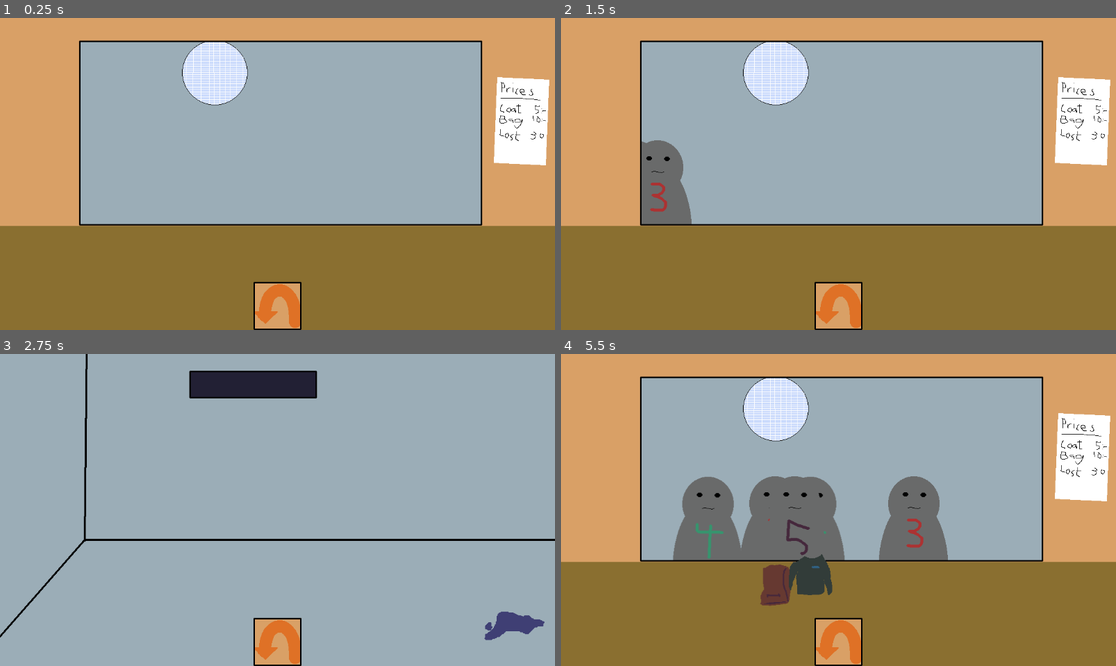
Above: before the commit, frames 1-4 (two rows, left to right).
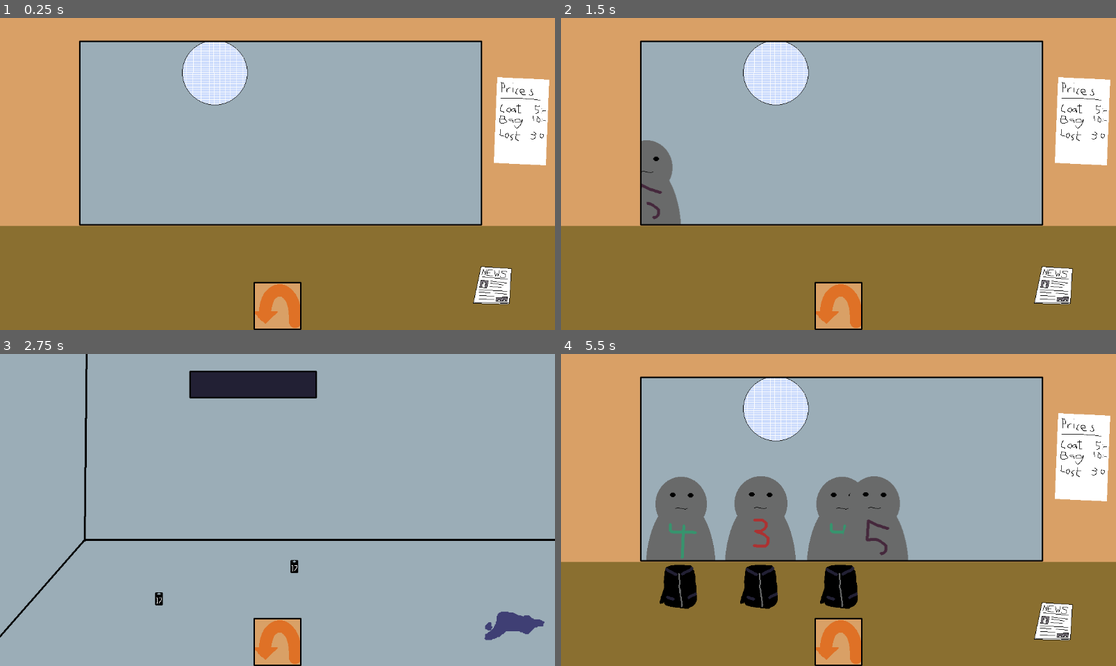
Above: after the commit, the same moments.

Repository: Reicher/cloakroom
Game: Godot game, scene res://scenes/game.tscn
Same seed, same stepped clock (60 frames per second), same inputs: the game is played once before the commit and once after it.
Inputs (mouse positions are in pixels of both pictures, inside the frame that each line leads up to):
- Up to frame 1 (0.25 s): no input
- Up to frame 2 (1.5 s): click (838, 305) at 0.5 s; click (838, 305) at 1.25 s
- Up to frame 3 (2.75 s): click (277, 641) at 2 s
- Up to frame 4 (5.5 s): tap Enter at 2.75 s; move the mouse to (960, 494) at 2.77 s; click (960, 494) at 2.92 s; move the mouse to (705, 584) at 3.52 s; click (705, 584) at 3.67 s; move the mouse to (705, 584) at 4.27 s; click (705, 584) at 4.42 s; move the mouse to (810, 572) at 5.02 s; click (810, 572) at 5.17 s

The runs differ from the first frame. In frame 1, 0.7% of the frame differs, in the area x 85-93%, y 79-92%; in frame 2, 1.5%; in frame 3, 0.1%; in frame 4, 13%, in the area x 15-93%, y 39-92%.

Commit message:
Fully working gameloop now
Customers come, drop jacket, give money and leave when given a ticket.

Diff:
--- a/project.godot
+++ b/project.godot
@@ -15,6 +15,10 @@
 config/features=PackedStringArray("4.3", "Forward Plus")
 config/icon="res://icon.svg"
 
+[autoload]
+
+Hand="*res://scripts/hand.gd"
+
 [input]
 
 pickup={
--- a/scenes/backRoom.tscn
+++ b/scenes/backRoom.tscn
@@ -1,7 +1,14 @@
-[gd_scene load_steps=2 format=3 uid="uid://vc34ay23a4hy"]
+[gd_scene load_steps=3 format=3 uid="uid://vc34ay23a4hy"]
 
 [ext_resource type="Texture2D" uid="uid://stfv18hhnxtp" path="res://assets/image/backroom.png" id="1_30mxw"]
+[ext_resource type="PackedScene" uid="uid://c6hokntlrt5rk" path="res://scenes/pickableItems/ticket.tscn" id="2_yg16r"]
 
 [node name="Backroom" type="Sprite2D"]
 texture = ExtResource("1_30mxw")
 centered = false
+
+[node name="ticket1" parent="." instance=ExtResource("2_yg16r")]
+position = Vector2(330, 508)
+
+[node name="ticket2" parent="." instance=ExtResource("2_yg16r")]
+position = Vector2(611, 441)
--- a/scenes/belonging.tscn
+++ /dev/null
@@ -1,22 +0,0 @@
-[gd_scene load_steps=5 format=3 uid="uid://b26yphvq3fw4y"]
-
-[ext_resource type="Texture2D" uid="uid://bxnsho4cpv30r" path="res://assets/image/belongings.png" id="1_2n7ap"]
-[ext_resource type="Script" path="res://scripts/belonging.gd" id="2_4sxs5"]
-
-[sub_resource type="AtlasTexture" id="AtlasTexture_3f4ql"]
-atlas = ExtResource("1_2n7ap")
-region = Rect2(0, 0, 100, 100)
-
-[sub_resource type="CircleShape2D" id="CircleShape2D_gw3sl"]
-
-[node name="Belonging" type="Sprite2D"]
-texture = SubResource("AtlasTexture_3f4ql")
-script = ExtResource("2_4sxs5")
-
-[node name="Area2D" type="Area2D" parent="."]
-
-[node name="CollisionShape2D" type="CollisionShape2D" parent="Area2D"]
-scale = Vector2(4, 4)
-shape = SubResource("CircleShape2D_gw3sl")
-
-[connection signal="input_event" from="Area2D" to="." method="_on_area_2d_input_event"]
--- a/scenes/counterView.tscn
+++ b/scenes/counterView.tscn
@@ -1,8 +1,9 @@
-[gd_scene load_steps=4 format=3 uid="uid://dxbjg1hsqysrg"]
+[gd_scene load_steps=5 format=3 uid="uid://dxbjg1hsqysrg"]
 
 [ext_resource type="Texture2D" uid="uid://dp80lasi5af0h" path="res://assets/image/club.png" id="1_ie1u5"]
 [ext_resource type="Script" path="res://scripts/counterView.gd" id="1_s3h55"]
 [ext_resource type="Texture2D" uid="uid://c4072p0s76a0o" path="res://assets/image/serviceWindow.png" id="2_jguwd"]
+[ext_resource type="PackedScene" uid="uid://rji8ei7xgoi4" path="res://scenes/pickableItems/newspaper.tscn" id="4_yor8v"]
 
 [node name="CounterView" type="Node2D"]
 script = ExtResource("1_s3h55")
@@ -11,6 +12,8 @@
 texture = ExtResource("1_ie1u5")
 centered = false
 
+[node name="Guests" type="Node2D" parent="."]
+
 [node name="ServiceWindow" type="Sprite2D" parent="."]
 texture = ExtResource("2_jguwd")
 centered = false
@@ -18,3 +21,10 @@
 [node name="length" type="Line2D" parent="ServiceWindow"]
 points = PackedVector2Array(165, 430, 1000, 430)
 default_color = Color(1, 1, 1, 0)
+
+[node name="InteractionZones" type="Node2D" parent="ServiceWindow"]
+
+[node name="Pickables" type="Node2D" parent="."]
+
+[node name="Newspaper" parent="Pickables" instance=ExtResource("4_yor8v")]
+position = Vector2(1016, 550)
--- a/scenes/game.tscn
+++ b/scenes/game.tscn
@@ -1,10 +1,9 @@
-[gd_scene load_steps=6 format=3 uid="uid://inwaawx2u5g"]
+[gd_scene load_steps=5 format=3 uid="uid://inwaawx2u5g"]
 
 [ext_resource type="Script" path="res://scripts/game.gd" id="1_wby8c"]
 [ext_resource type="PackedScene" uid="uid://dxbjg1hsqysrg" path="res://scenes/counterView.tscn" id="2_2qaat"]
 [ext_resource type="PackedScene" uid="uid://vc34ay23a4hy" path="res://scenes/backRoom.tscn" id="3_lcbh3"]
 [ext_resource type="Texture2D" uid="uid://c5w6kmf4sou21" path="res://assets/image/turn.png" id="4_mi7fi"]
-[ext_resource type="Script" path="res://scripts/hand.gd" id="5_0tgto"]
 
 [node name="Game" type="Node2D"]
 script = ExtResource("1_wby8c")
@@ -41,7 +40,4 @@
 grow_vertical = 0
 texture_normal = ExtResource("4_mi7fi")
 
-[node name="Hand" type="Node2D" parent="."]
-script = ExtResource("5_0tgto")
-
 [connection signal="pressed" from="MarginContainer/TextureButton" to="." method="_on_texture_button_pressed"]
--- /dev/null
+++ b/scenes/pickableItems/black_jacket.tscn
@@ -0,0 +1,16 @@
+[gd_scene load_steps=4 format=3 uid="uid://p245wj4rkbuu"]
+
+[ext_resource type="PackedScene" uid="uid://v7a2fkcy3kfe" path="res://scenes/pickable_item.tscn" id="1_egffv"]
+[ext_resource type="Texture2D" uid="uid://bxnsho4cpv30r" path="res://assets/image/belongings.png" id="2_fy8ac"]
+
+[sub_resource type="AtlasTexture" id="AtlasTexture_i6wjj"]
+atlas = ExtResource("2_fy8ac")
+region = Rect2(0, 0, 100, 100)
+
+[node name="PickableItem" instance=ExtResource("1_egffv")]
+
+[node name="Sprite2D" parent="." index="0"]
+texture = SubResource("AtlasTexture_i6wjj")
+
+[node name="CollisionPolygon2D" parent="Area2D" index="0"]
+polygon = PackedVector2Array(-32, -38, -2, -42, 22, -41, 31, -19, 34, 30, 27, 43, 16, 49, -32, 42, -44, 38, -34, 3)
--- /dev/null
+++ b/scenes/pickableItems/money.tscn
@@ -0,0 +1,12 @@
+[gd_scene load_steps=3 format=3 uid="uid://3jaosd11oj0w"]
+
+[ext_resource type="PackedScene" uid="uid://v7a2fkcy3kfe" path="res://scenes/pickable_item.tscn" id="1_4ua86"]
+[ext_resource type="Texture2D" uid="uid://b05ekt3o0wlg1" path="res://assets/image/money.png" id="2_icva0"]
+
+[node name="PickableItem" instance=ExtResource("1_4ua86")]
+
+[node name="Sprite2D" parent="." index="0"]
+texture = ExtResource("2_icva0")
+
+[node name="CollisionPolygon2D" parent="Area2D" index="0"]
+polygon = PackedVector2Array(2, -5, 13, -4, 15, 0, 10, 3, 3, 3, 1, 9, -10, 10, -15, 6, -10, 2, -2, 2, -3, -2)
--- /dev/null
+++ b/scenes/pickableItems/newspaper.tscn
@@ -0,0 +1,16 @@
+[gd_scene load_steps=4 format=3 uid="uid://rji8ei7xgoi4"]
+
+[ext_resource type="PackedScene" uid="uid://v7a2fkcy3kfe" path="res://scenes/pickable_item.tscn" id="1_splh6"]
+[ext_resource type="Texture2D" uid="uid://eeqixdr464j" path="res://assets/image/misc_items.png" id="2_bsyyq"]
+
+[sub_resource type="AtlasTexture" id="AtlasTexture_nkbww"]
+atlas = ExtResource("2_bsyyq")
+region = Rect2(0, 0, 100, 100)
+
+[node name="PickableItem" instance=ExtResource("1_splh6")]
+
+[node name="Sprite2D" parent="." index="0"]
+texture = SubResource("AtlasTexture_nkbww")
+
+[node name="CollisionPolygon2D" parent="Area2D" index="0"]
+polygon = PackedVector2Array(46, -29, 41, 45, -34, 43, -18, -34)
--- /dev/null
+++ b/scenes/pickableItems/ticket.tscn
@@ -0,0 +1,12 @@
+[gd_scene load_steps=3 format=3 uid="uid://c6hokntlrt5rk"]
+
+[ext_resource type="PackedScene" uid="uid://v7a2fkcy3kfe" path="res://scenes/pickable_item.tscn" id="1_o6fba"]
+[ext_resource type="Texture2D" uid="uid://cdy3abuyth3bb" path="res://assets/image/ticket.png" id="2_pek8y"]
+
+[node name="PickableItem" instance=ExtResource("1_o6fba")]
+
+[node name="Sprite2D" parent="." index="0"]
+texture = ExtResource("2_pek8y")
+
+[node name="CollisionPolygon2D" parent="Area2D" index="0"]
+polygon = PackedVector2Array(-8, -13, 8, -13, 8, 14, -8, 14, -8, -13)
--- /dev/null
+++ b/scenes/pickable_item.tscn
@@ -0,0 +1,15 @@
+[gd_scene load_steps=2 format=3 uid="uid://v7a2fkcy3kfe"]
+
+[ext_resource type="Script" path="res://scripts/pickable_item.gd" id="1_h4u6v"]
+
+[node name="PickableItem" type="Node2D"]
+texture_filter = 1
+script = ExtResource("1_h4u6v")
+
+[node name="Sprite2D" type="Sprite2D" parent="."]
+
+[node name="Area2D" type="Area2D" parent="."]
+
+[node name="CollisionPolygon2D" type="CollisionPolygon2D" parent="Area2D"]
+
+[connection signal="input_event" from="Area2D" to="." method="_on_area_2d_input_event"]
--- a/scripts/belonging.gd
+++ /dev/null
@@ -1,40 +0,0 @@
-extends Sprite2D
-
-signal created(belonging: Node2D)
-signal picked_up(belonging: Node2D)
-signal dropped(belonging: Node2D)
-
-var is_picked_up = false
-
-var belongings_texture = preload("res://assets/image/belongings.png")
-const belongings_in_texture = 5
-
-
-func _ready() -> void:
-	# Create a new AtlasTexture with the selected region
-	var newTexture = AtlasTexture.new()
-	newTexture.atlas = belongings_texture  # Set the atlas to the full texture
-	newTexture.region = Rect2(100 * (randi() % belongings_in_texture), 0, 100, 100)  # Set the region for the specific character
-	texture = newTexture
-
-	created.emit(self)
-
-func move_to_parent(new_parent: Node):
-	# Remove from current parent and add to the new parent
-	if get_parent():
-		get_parent().remove_child(self)
-	new_parent.add_child(self)
-
-func _process(_delta):
-	if is_picked_up:
-		# Make the belonging follow the mouse
-		global_position = get_viewport().get_mouse_position()
-
-func _on_area_2d_input_event(viewport: Node, event: InputEvent, shape_idx: int) -> void:
-	if event is InputEventMouseButton and event.pressed:
-		if event.button_index == MOUSE_BUTTON_LEFT and not is_picked_up:
-			is_picked_up = true
-			picked_up.emit(self)
-		elif event.button_index == MOUSE_BUTTON_RIGHT and is_picked_up:
-			is_picked_up = false
-			dropped.emit(self)
--- a/scripts/counterView.gd
+++ b/scripts/counterView.gd
@@ -2,40 +2,87 @@
 
 var guestScene = preload("res://scenes/guest.tscn")
 @onready var windowLength = $"ServiceWindow/length"
-@onready var club = $"Club"
+@onready var guests = $"Guests"
+@onready var pickables = $"Pickables"
+@onready var interactionZones = $"ServiceWindow/InteractionZones"  # Node to hold interaction areas
 
 var maxCustomers = 5
-var guestSlots = {}  # Map representing slots for customers at the counter
 
+enum SlotKeys { GUEST, POSITION, INTERACTION_BOX }
+
+var guestSlots = {}  # Initialize an empty dictionary to hold guest slots
 
 func _ready() -> void:
-	# Calculate intervals and assign service spots
+	initialize_guest_slots()
+	_fillEmptySpots()
+
+func initialize_guest_slots():
 	var start = windowLength.points[0]
 	var end = windowLength.points[1]
-	var interval = (end.x - start.x) / (maxCustomers + 1)
-	for i in range(1, maxCustomers + 1):
-		guestSlots[i] = { "guest": null,
-						  "position": Vector2(start.x + i * interval, start.y)}
+	var box_width = (end.x - start.x) / maxCustomers
+	var box_height = 100
 
-	_fillEmptySpots()
+	for i in range(maxCustomers):
+		var position = Vector2(start.x + i * box_width, start.y)
+		var box = _create_interaction_box(position, box_width, box_height)
+		guestSlots[i] = {
+			SlotKeys.GUEST: null,
+			SlotKeys.POSITION: position + Vector2(box_width / 2, 0),
+			SlotKeys.INTERACTION_BOX: box
+		}
+
+func _create_interaction_box(position: Vector2, width: float, height: float) -> Area2D:
+	var area = Area2D.new()
+	var collision_shape = CollisionShape2D.new()
+	collision_shape.shape = RectangleShape2D.new()
+	collision_shape.shape.extents = Vector2(width / 2, height / 2)
+
+	# Centering area position
+	area.position = position + Vector2(width / 2, height / 2)
+
+	area.add_child(collision_shape)
+	interactionZones.add_child(area)
+	return area
+
+func item_dropped(item: Node2D):
+	print("Item dropped on counter!")
+
+	# Get the Area2D child from the dropped item
+	var item_area = item.get_node("Area2D")
+	if item_area == null:
+		print("Error: Dropped item does not have an Area2D!")
+		return
+
+	# Check for overlaps with each interaction box
+	for key in guestSlots.keys():
+		var box = guestSlots[key][SlotKeys.INTERACTION_BOX]
+		if box.overlaps_area(item_area):
+			print("Item in box!")
+			if guestSlots[key][SlotKeys.GUEST] != null:
+				guestSlots[key][SlotKeys.GUEST].item_presented(item)
+			return
 
 func _fillEmptySpots() -> void:
 	for key in guestSlots.keys():
-		if guestSlots[key]["guest"] == null:
+		if guestSlots[key][SlotKeys.GUEST] == null:
 			_addGuest(key)
+
+func _guest_left(guest: Node2D):
+	for key in guestSlots.keys():
+		if guestSlots[key][SlotKeys.GUEST] == guest:
+			guestSlots[key][SlotKeys.GUEST] = null
+			guest.queue_free()
+			_fillEmptySpots()
+
 
 func _addGuest(spotIndex) -> void:
 	print("New guest created!")
 	var guest = guestScene.instantiate()
-	guestSlots[spotIndex]["guest"] = guest
-	guest.goTo(guestSlots[spotIndex]["position"])
-	club.add_child(guest)
+	guest.interactionZone = guestSlots[spotIndex][SlotKeys.INTERACTION_BOX]
+	guest.served.connect(_guest_left)
+	guests.add_child(guest)
+	pickables.add_child(guest.belonging)
+	pickables.add_child(guest.money)
 
-	# Connect signals from the belonging
-	guest.belonging.created.connect(_itemCreated)
-	guest.belonging.picked_up.connect(get_parent().pick)
-	guest.belonging.dropped.connect(get_parent().drop)
-
-func _itemCreated(item: Node2D):
-	print("belonging created")
-	item.move_to_parent(self)
+	guestSlots[spotIndex][SlotKeys.GUEST] = guest
+	guest.goTo(guestSlots[spotIndex][SlotKeys.POSITION])
--- a/scripts/game.gd
+++ b/scripts/game.gd
@@ -2,23 +2,24 @@
 
 @onready var counter_view = $CounterView
 @onready var backroom = $Backroom
-@onready var hand = $Hand
 
-var active_view: Node = null
+var active_view: Node2D = null
 
 func _ready():
 	active_view = counter_view  # Default active view
+	Hand.pick.connect(_on_pick)
+	Hand.drop.connect(_on_drop)
+
+func _on_pick(item: Node2D):
+	item.position = Vector2.ZERO
+	item.move_to_parent(self)
+
+func _on_drop(item: Node2D):
+	item.move_to_parent(active_view)
+	counter_view.item_dropped(item)
 
 func _on_texture_button_pressed() -> void:
 	# Toggle view between counter and backroom
 	counter_view.visible = !counter_view.visible
 	backroom.visible = !backroom.visible
 	active_view = counter_view if counter_view.visible else backroom
-
-func pick(item: Node2D):
-	item.position = Vector2.ZERO
-	item.move_to_parent(hand)
-
-func drop(item: Node2D):
-	item.position = hand.global_position
-	item.move_to_parent(active_view)
--- a/scripts/guest.gd
+++ b/scripts/guest.gd
@@ -1,32 +1,49 @@
 extends Sprite2D
 
-var people_texture = preload("res://assets/image/people.png")
-const people_in_texture = 5
-
-var belonging_scene: PackedScene = preload("res://scenes/belonging.tscn")
-var belonging = belonging_scene.instantiate()
+signal served(guest: Node2D)
 
 # State management
 enum State {
 	IN_LINE,
 	FINDING_SPOT,
-	WAITING_FOR_PICKUP
+	WAITING_FOR_PICKUP,
+	WAITING_FOR_TICKET,
+	LEAVING
 }
 var state: State = State.IN_LINE
 
+var belonging : Node2D
+var money : Node2D
+var ticket : Node2D
+
+var interactionZone : Area2D
+
 func _ready():
-	# Create a new AtlasTexture with the selected region
+	var people_texture = load("res://assets/image/people.png")
+	const people_in_texture = 5
+
+	# Add a random sprite atlas region to the guest
 	var new_texture = AtlasTexture.new()
 	new_texture.atlas = people_texture  # Set the atlas to the full texture
 	new_texture.region = Rect2(145 * (randi() % people_in_texture), 0, 145, 252)  # Set the region for the specific character
 	texture = new_texture
 	offset.y -= 50
 
+	# Add a random belonging
+	var b_str = ["black_jacket.tscn"].pick_random()
+	var b_scene = load("res://scenes/pickableItems/" + b_str)
+	belonging = b_scene.instantiate()
+	belonging.visible = false
 
-func goTo(targetPos: Vector2):
-	global_position = Vector2(0, targetPos.y)
+	# Add some money
+	var money_scene = load("res://scenes/pickableItems/money.tscn")
+	money = money_scene.instantiate()
+	money.visible = false
 
+func goTo(targetPos: Vector2): # rename
 	state = State.FINDING_SPOT  # Change state to "finding spot" when moving
+
+	global_position = Vector2(0, targetPos.y) # start pos ( a bit ugly )
 
 	# Calculate the movement duration based on the desired speed
 	var speed = 50 + (randi() % 150)
@@ -41,14 +58,51 @@
 		duration            # Duration
 	).set_trans(Tween.TRANS_LINEAR).set_ease(Tween.EASE_IN_OUT)
 
-	# When the tween finishes, call a function (or connect a signal)
-	tween.finished.connect(self._on_tween_finished)
+	tween.finished.connect(self._on_found_spot)
 
+func _on_found_spot():
+	_drop_thing(belonging) # Could be other shit in future
+	belonging.picked.connect(_on_belonging_picked)
+	state = State.WAITING_FOR_PICKUP
 
-func _on_tween_finished():
-	belonging.position = Vector2(position.x, position.y+50)
-	belonging.created.emit(belonging) # Announce itself
+func _on_belonging_picked():
+	_drop_thing(money)
+	money.picked.connect(_on_money_picked)
 
-	# Update state
-	state = State.WAITING_FOR_PICKUP
-	print("Customer is now waiting for pickup.")
+func item_presented(item: Node2D):
+	print("GOT ITEM " + item.name)
+	if state == State.WAITING_FOR_TICKET and item.name.begins_with("ticket"):
+		ticket = item
+		ticket.move_to_parent(self)
+		ticket.visible = false
+		_leave()
+
+func _leave():
+	state = State.LEAVING
+	var targetPos = Vector2(get_viewport().size.x, position.y)
+	# Calculate the movement duration based on the desired speed
+	var speed = 50 + (randi() % 150)
+	var duration = global_position.distance_to(targetPos) / speed
+
+	# Create a tween to move the customer to the target position
+	var tween = create_tween()
+	tween.tween_property(
+		self,
+		"global_position",
+		targetPos,    # Target position
+		duration            # Duration
+	).set_trans(Tween.TRANS_LINEAR).set_ease(Tween.EASE_IN_OUT)
+
+	tween.finished.connect(self._on_left)
+
+func _on_left():
+	served.emit(self)
+
+func _on_money_picked():
+	print("GIVE ME MY TICKET!")
+	state = State.WAITING_FOR_TICKET
+
+func _drop_thing(item: Node2D):
+	# Should be a little animation in the future?
+	item.position = Vector2(position.x, position.y + 50)
+	item.visible = true
--- a/scripts/hand.gd
+++ b/scripts/hand.gd
@@ -1,8 +1,32 @@
-extends Node2D
+extends Node
 
 var held_belonging: Node2D = null
 
+signal pick(item: Node2D)
+signal drop(item: Node2D)
 
+var position : Vector2 = Vector2.ZERO
+
+func pick_up_item(item: Node2D):
+	if held_belonging:
+		print("Allready holding something")
+	else:
+		held_belonging = item
+		item.carried = true
+		pick.emit(item)
+
+# Detect right mouse button clicks
+func _input(event):
+	if event is InputEventMouseButton \
+		and event.button_index == MOUSE_BUTTON_RIGHT \
+		and event.pressed and held_belonging:
+
+		drop.emit(held_belonging)
+		held_belonging.carried = false
+		held_belonging = null
+
+# Update held item's position to follow the mouse
 func _process(delta):
-	# Make the hand follow the mouse
-	global_position = get_viewport().get_mouse_position()
+	position = get_viewport().get_mouse_position()
+	if held_belonging:
+		held_belonging.position = position
--- /dev/null
+++ b/scripts/pickable_item.gd
@@ -0,0 +1,17 @@
+extends Node2D
+
+signal picked
+var carried: bool = false
+
+func move_to_parent(new_parent: Node):
+	# Remove from current parent and add to the new parent
+	if get_parent():
+		get_parent().remove_child(self)
+	new_parent.add_child(self)
+
+func _on_area_2d_input_event(viewport: Node, event: InputEvent, shape_idx: int) -> void:
+	if event is InputEventMouseButton and event.pressed:
+		if event.button_index == MOUSE_BUTTON_LEFT and not carried:
+			Hand.pick_up_item(self)
+			if carried:
+				picked.emit()
Binary file added: assets/image/misc_items.png
Binary file added: assets/image/money.png
Binary file added: assets/image/ticket.png
